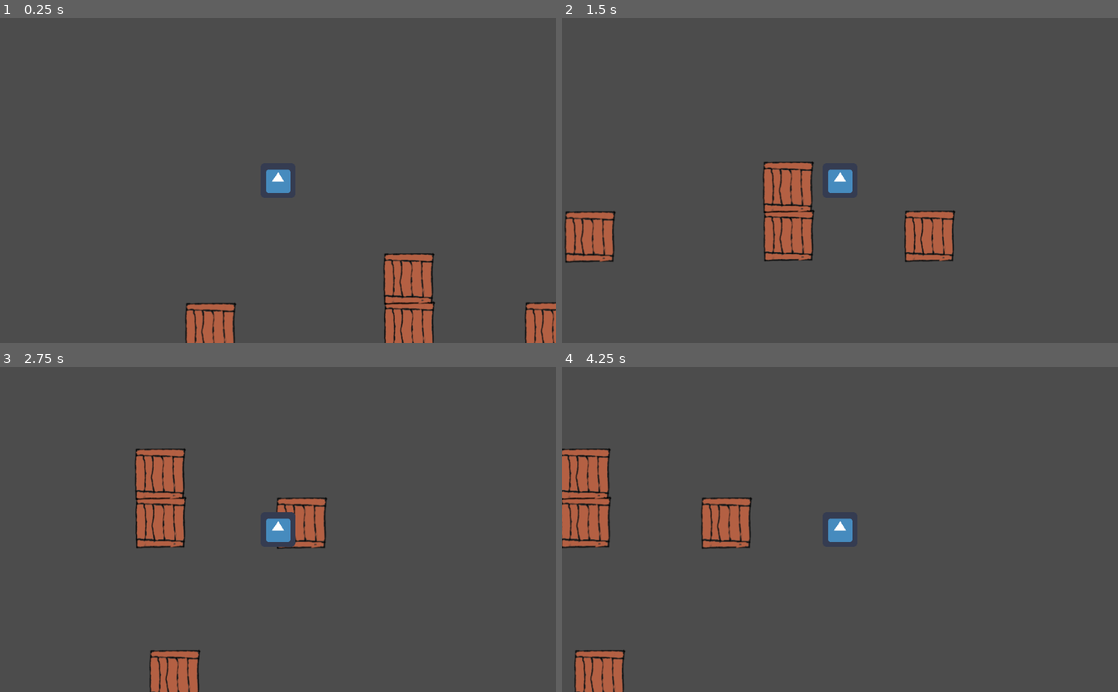
Above: before the commit, frames 1-4 (two rows, left to right).
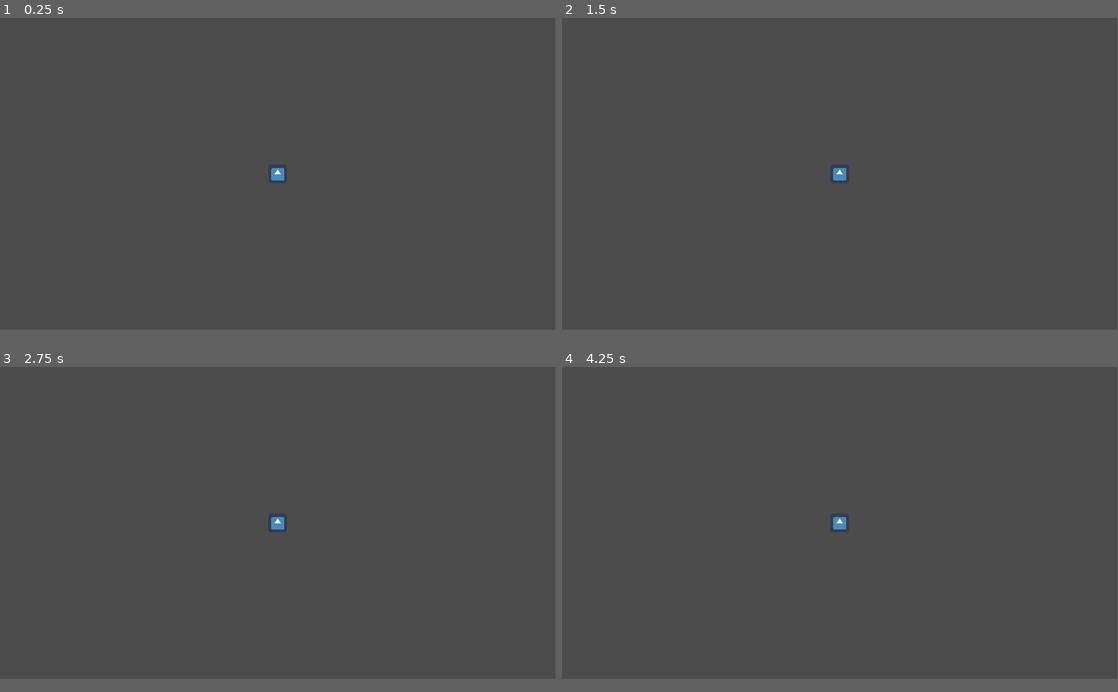
Above: after the commit, the same moments.

Repository: lennovative/ggj21
Game: Godot game, scene res://Scenes/Level.tscn
The game is run twice, just before and just after one commit, with the same random seed, the same clock (stepped at 60 frames per second) and the same inputs. The engine's default icon, where the game draws it, is replaced by a stand-in: a white triangle on a blue panel in a dark square.
Inputs:
- Up to frame 1 (0.25 s): no input
- Up to frame 2 (1.5 s): hold D (right_button) from 0.53 s (still down); tap Space (jump_button) at 0.77 s
- Up to frame 3 (2.75 s): tap Space (jump_button) at 1.52 s; release D (right_button) at 2.03 s; hold A (left_button) from 2.03 s (still down)
- Up to frame 4 (4.25 s): release A (left_button) at 2.78 s; hold D (right_button) from 2.78 s (still down); tap Space (jump_button) at 3.02, 3.77 s
In our replay, the window is 800x468 before the commit and 799x449 after it. These sizes can differ from the game's own. Grey fills any space a smaller window leaves; there, only what the larger window draws over its background counts as a difference.

The runs differ from the first frame. In frame 1, 4.5% of the frame differs, in the area x 33-100%, y 46-100%; in frame 2, 5.7%, in the area x 0-71%, y 44-76%; in frame 3, 5.1%; in frame 4, 5.4%.

Commit message:
first level

Diff:
--- a/Scenes/Level.tscn
+++ b/Scenes/Level.tscn
@@ -10,58 +10,55 @@
 [node name="Level" type="Node2D"]
 
 [node name="Player" parent="." instance=ExtResource( 2 )]
-position = Vector2( 308.806, 229.432 )
-
-[node name="StaticBody2D" type="StaticBody2D" parent="."]
-
-[node name="CollisionShape2D" type="CollisionShape2D" parent="StaticBody2D"]
-position = Vector2( 518.771, 592.41 )
-shape = SubResource( 1 )
+position = Vector2( 487.076, 1077.06 )
 
 [node name="Plattform" parent="." instance=ExtResource( 1 )]
-position = Vector2( 186.465, 544.097 )
+position = Vector2( 3193.51, 860.274 )
 
 [node name="Plattform2" parent="." instance=ExtResource( 1 )]
-position = Vector2( 811.988, 542.907 )
+position = Vector2( 2985.07, 1023.32 )
 
 [node name="Plattform3" parent="." instance=ExtResource( 1 )]
-position = Vector2( 552.741, 541.718 )
+position = Vector2( 3017.67, 945.804 )
 
 [node name="Plattform4" parent="." instance=ExtResource( 1 )]
-position = Vector2( 551.551, 452.528 )
+position = Vector2( 3011.99, 856.614 )
 
 [node name="StaticBody2D2" type="StaticBody2D" parent="."]
 
 [node name="CollisionShape2D" type="CollisionShape2D" parent="StaticBody2D2"]
-position = Vector2( 247.135, 959.986 )
+position = Vector2( 2496.43, 1257.43 )
+scale = Vector2( 5, 1 )
 shape = SubResource( 1 )
 
 [node name="Plattform5" parent="." instance=ExtResource( 1 )]
-position = Vector2( 206.669, 907.183 )
+position = Vector2( 3206.99, 1206.54 )
 
 [node name="Plattform6" parent="." instance=ExtResource( 1 )]
-position = Vector2( 713.211, 910.484 )
+position = Vector2( 3007.52, 1108.04 )
 
 [node name="Plattform7" parent="." instance=ExtResource( 1 )]
-position = Vector2( 581.925, 913.784 )
+position = Vector2( 3212.25, 772.514 )
 
 [node name="Plattform8" parent="." instance=ExtResource( 1 )]
-position = Vector2( 578.49, 824.594 )
+position = Vector2( 3003.01, 1201.74 )
 
 [node name="Plattform9" parent="." instance=ExtResource( 1 )]
-position = Vector2( -224.023, 820.227 )
+position = Vector2( 3210.2, 1028.77 )
 
 [node name="Plattform10" parent="." instance=ExtResource( 1 )]
-position = Vector2( -216.607, 912.4 )
+position = Vector2( 3227.71, 1117.58 )
 
 [node name="Plattform11" parent="." instance=ExtResource( 1 )]
-position = Vector2( -192.541, 732.735 )
+position = Vector2( 3214.77, 934.55 )
 
 [node name="Wall" parent="." instance=ExtResource( 3 )]
-position = Vector2( -285.318, 656.808 )
+position = Vector2( 23.3807, 656.808 )
+scale = Vector2( 1, 3 )
 
 [node name="Wall2" parent="." instance=ExtResource( 3 )]
-position = Vector2( 1054.9, 299.865 )
+position = Vector2( 5068.33, 746.502 )
+scale = Vector2( 1, 3 )
 
 [node name="Wall3" parent="." instance=ExtResource( 3 )]
-position = Vector2( 790, 908.239 )
+position = Vector2( 3380.64, 944.158 )
--- a/project.godot
+++ b/project.godot
@@ -18,6 +18,11 @@
 config/name="ggj21"
 run/main_scene="res://Scenes/Level.tscn"
 config/icon="res://Assets/icon.png"
+
+[display]
+
+window/size/width=1920
+window/size/height=1080
 
 [input]
 
